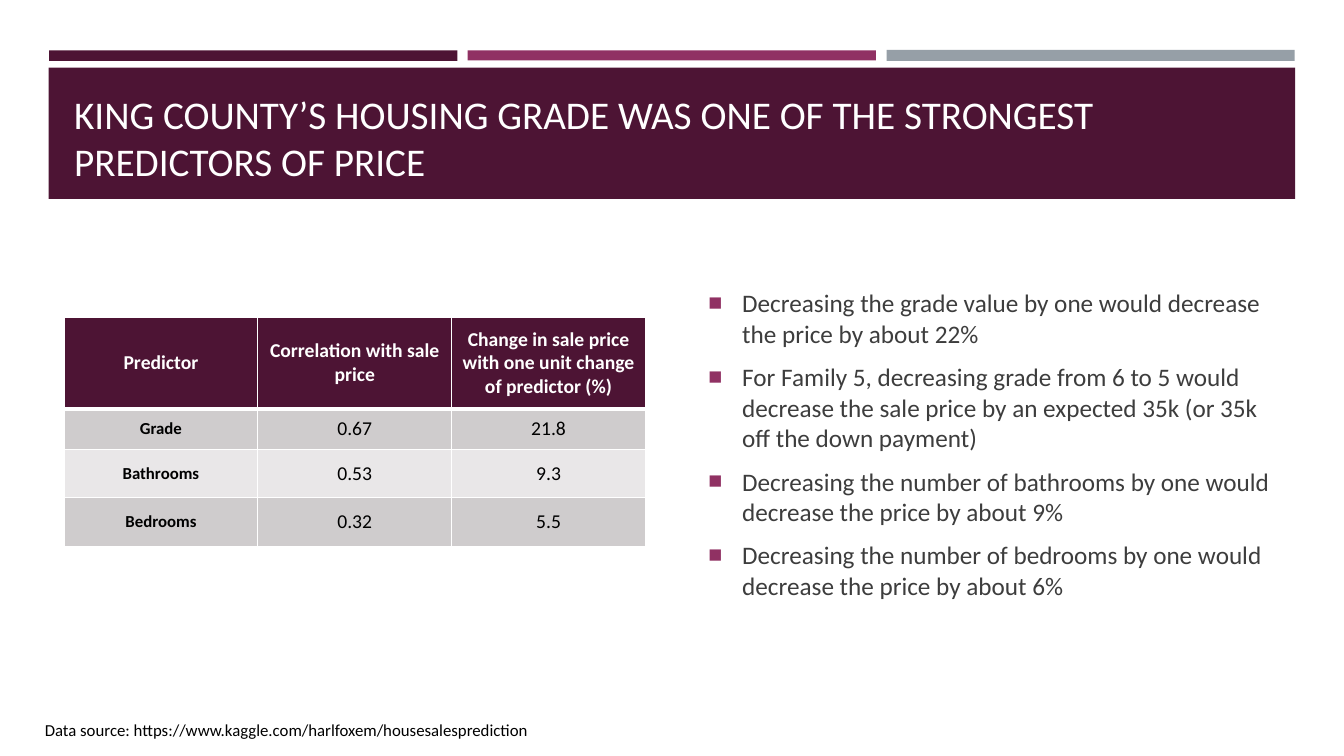
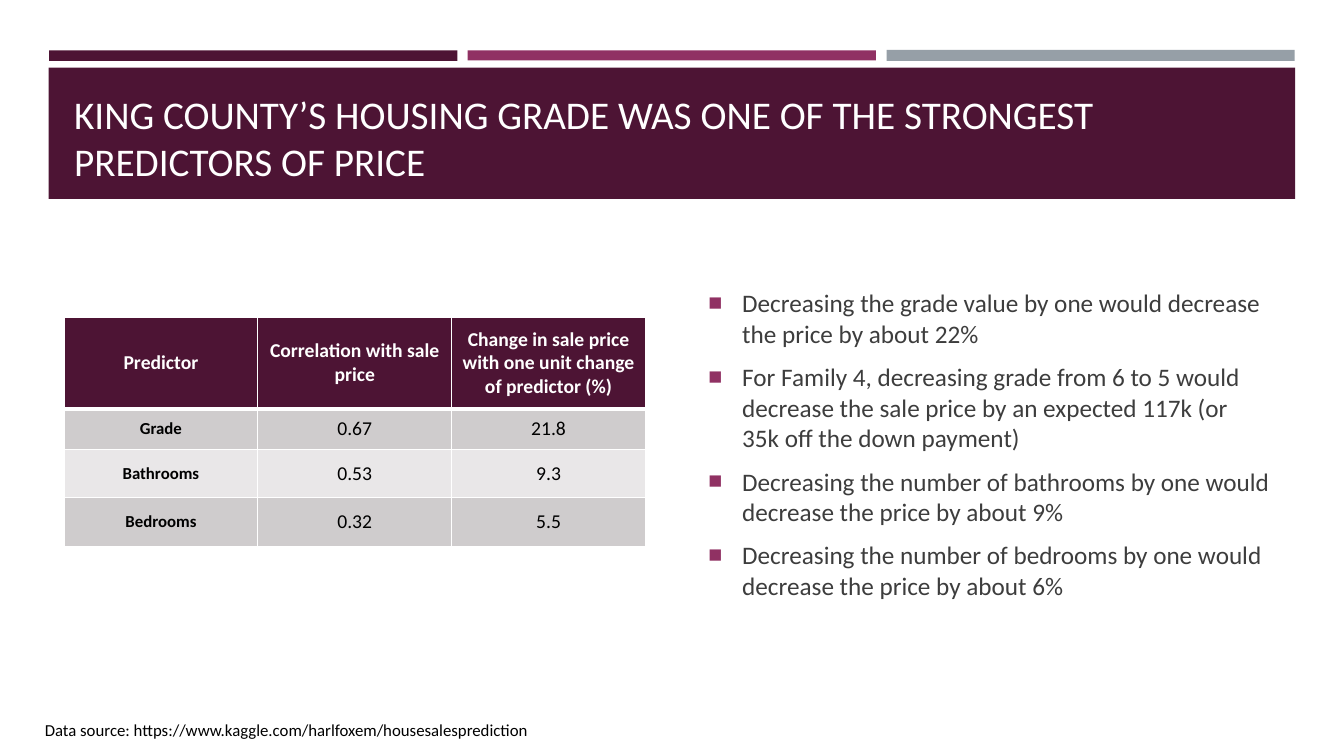
Before and after one commit to sabinabains/dsc-phase-2-project, a slide deck: slide 6 of Phase 2 Project - Sabina Bains - 1.19.22 .pptx. Drawn at 1344x756 pixels with LibreOffice and Linux fonts; fonts in the diff are those of the drawing. Boxes give left, top, right and bottom in pixels: in the first picture for what was removed or moved away, otherwise in the second. Text is boxed around its words. In the diff, an @@ line names an element or a change of style, - is before the commit and + after.

```diff
--- a/Phase 2 Project - Sabina Bains - 1.19.22 .pptx
+++ b/Phase 2 Project - Sabina Bains - 1.19.22 .pptx
@@ text at box(742, 368, 1239, 451): text changed @@
-■ For Family 5, decreasing grade from 6 to 5 would decrease the sale price by an expected 35k (or 35k off the down payment)
+■ For Family 4, decreasing grade from 6 to 5 would decrease the sale price by an expected 117k (or 35k off the down payment)
```
Also in this commit, not shown: 4 other slides changed, 3 slides added, 2 other files.
